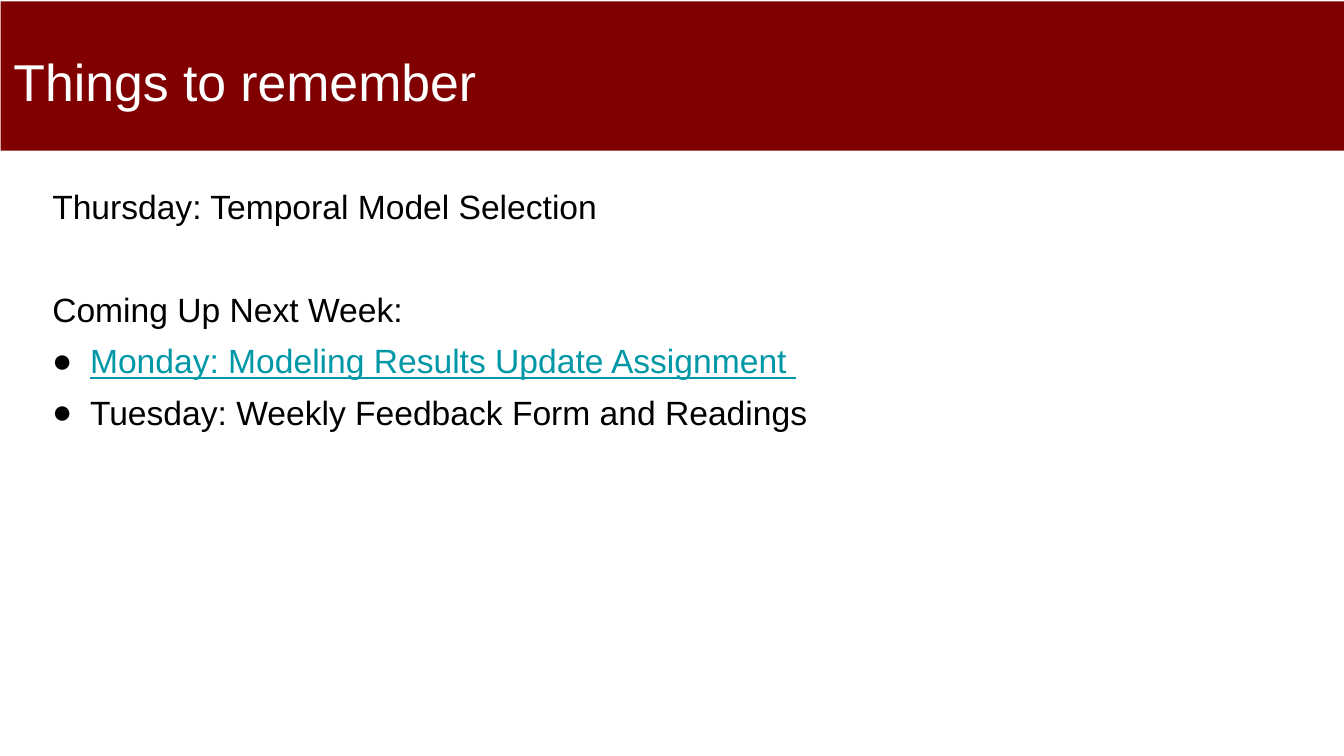
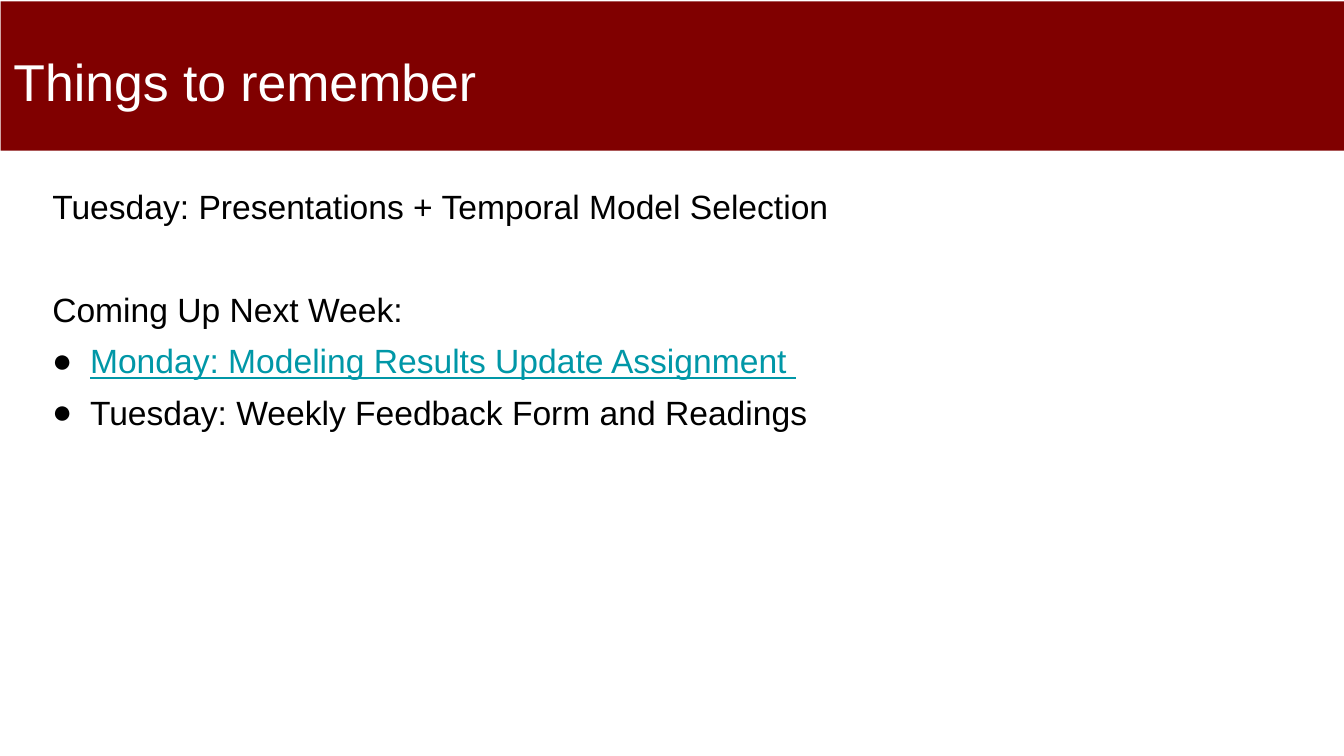
Before and after one commit to dssg/MLinPractice, a slide deck: slide 2 of Lectures/Lecture9-PracticalModeling-Hyperparameters.pptx. Drawn at 1344x756 pixels with LibreOffice and Linux fonts; fonts in the diff are those of the drawing. Boxes give left, top, right and bottom in pixels: in the first picture for what was removed or moved away, otherwise in the second. Text is boxed around its words. In the diff, an @@ line names an element or a change of style, - is before the commit and + after.

Commit message:
updated

```diff
--- a/Lectures/Lecture9-PracticalModeling-Hyperparameters.pptx
+++ b/Lectures/Lecture9-PracticalModeling-Hyperparameters.pptx
@@ text at (x1=52, y1=194, x2=828, y2=226): text changed @@
-Thursday: Temporal Model Selection
+Tuesday: Presentations + Temporal Model Selection
```
Also in this commit, not shown: 5 slides added.
